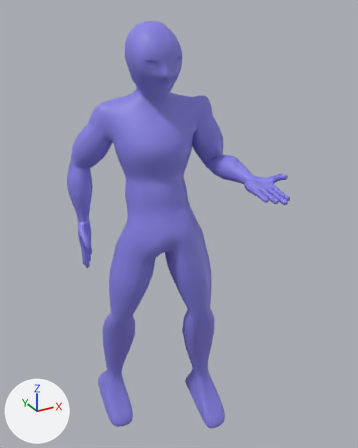
Before and after pictures for a commit that changed the FBX model Assets/Models/Fighters/Mage.fbx.
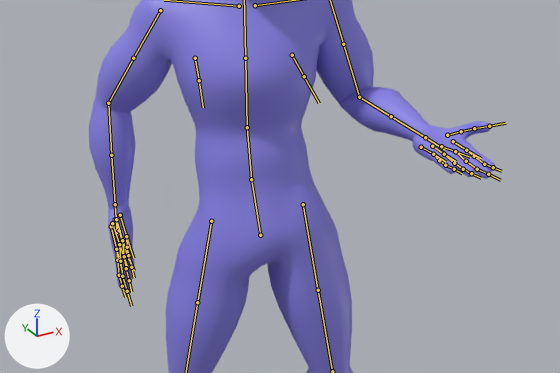
Old and new are each drawn whole from a 50 mm lens placed at (-1.38, -2.82, 3.29), pointed at (0.08, -0.15, 1.96) and again close up on the part from 5% to 91% of the width and 24% to 70% of the height. Every picture has the same lights, and +X, +Y and +Z are marked at lower left. Both versions are drawn at frame 1 of the action 'BAKED_Idle'; the numbers are the values there. The bones that bend it are drawn over the model as lines in the close-ups.

Objects in the first close-up: 'BaseModel'.
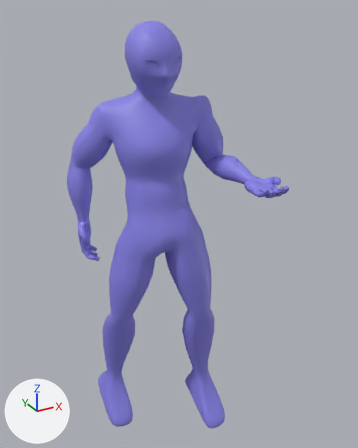
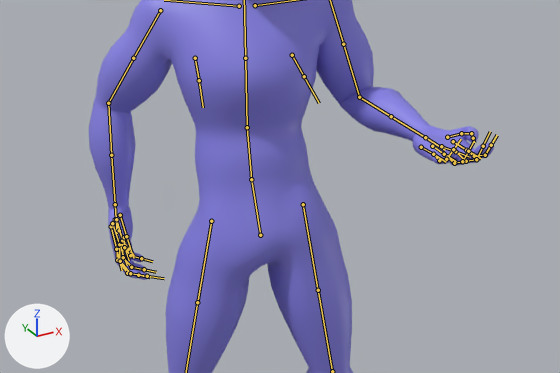
What the commit changed:
Bone 'DEF-f_index.02.L' (bone_def_f_index_02_l) turns from (0, 0, 0) to (27, 0, 0) degrees about its own x, y and z.
Bone 'DEF-f_index.03.L' (bone_def_f_index_03_l) turns from (0, 0, 0) to (27, 0, 0) degrees about its own x, y and z.
Bone 'DEF-thumb.02.L' (bone_def_thumb_02_l) turns from (0, 0, 0) to (27, 0, 0) degrees about its own x, y and z.
Bone 'DEF-thumb.03.L' (bone_def_thumb_03_l) turns from (0, 0, 0) to (27, 0, 0) degrees about its own x, y and z.
Bone 'DEF-f_middle.02.L' (bone_def_f_middle_02_l) turns from (0, 0, 0) to (27, 0, 0) degrees about its own x, y and z.
Bone 'DEF-f_middle.03.L' (bone_def_f_middle_03_l) turns from (0, 0, 0) to (27, 0, 0) degrees about its own x, y and z.
Bone 'DEF-f_ring.02.L' (bone_def_f_ring_02_l) turns from (0, 0, 0) to (27, 0, 0) degrees about its own x, y and z.
Bone 'DEF-f_ring.03.L' (bone_def_f_ring_03_l) turns from (0, 0, 0) to (27, 0, 0) degrees about its own x, y and z.
Bone 'DEF-f_pinky.02.L' (bone_def_f_pinky_02_l) turns from (0, 0, 0) to (27, 0, 0) degrees about its own x, y and z.
Bone 'DEF-f_pinky.03.L' (bone_def_f_pinky_03_l) turns from (0, 0, 0) to (27, 0, 0) degrees about its own x, y and z.
Bone 'DEF-f_index.02.R' (bone_def_f_index_02_r) turns from (0, 0, 0) to (35, 0, 0) degrees about its own x, y and z.
Bone 'DEF-f_index.03.R' (bone_def_f_index_03_r) turns from (0, 0, 0) to (35, 0, 0) degrees about its own x, y and z.
Bone 'DEF-thumb.02.R' (bone_def_thumb_02_r) turns from (0, 0, 0) to (35, 0, 0) degrees about its own x, y and z.
Bone 'DEF-thumb.03.R' (bone_def_thumb_03_r) turns from (0, 0, 0) to (35, 0, 0) degrees about its own x, y and z.
Bone 'DEF-f_middle.02.R' (bone_def_f_middle_02_r) turns from (0, 0, 0) to (35, 0, 0) degrees about its own x, y and z.
Bone 'DEF-f_middle.03.R' (bone_def_f_middle_03_r) turns from (0, 0, 0) to (35, 0, 0) degrees about its own x, y and z.
Bone 'DEF-f_ring.02.R' (bone_def_f_ring_02_r) turns from (0, 0, 0) to (35, 0, 0) degrees about its own x, y and z.
Bone 'DEF-f_ring.03.R' (bone_def_f_ring_03_r) turns from (0, 0, 0) to (35, 0, 0) degrees about its own x, y and z.
Bone 'DEF-f_pinky.02.R' (bone_def_f_pinky_02_r) turns from (0, 0, 0) to (35, 0, 0) degrees about its own x, y and z.
Bone 'DEF-f_pinky.03.R' (bone_def_f_pinky_03_r) turns from (0, 0, 0) to (35, 0, 0) degrees about its own x, y and z.

Pixel boxes [x1, y1, x2, y2] of what changed, in the close-ups (560 x 373 px):
'BaseModel', posed: before [89, 0, 495, 373]; after [89, 0, 494, 373]
bone 'DEF-f_index.02.L', root to tip: before (474, 156) to (484, 164); after (474, 156) to (485, 155)
bone 'DEF-f_index.03.L', root to tip: before (484, 164) to (493, 167); after (485, 155) to (491, 145)
bone 'DEF-thumb.02.L', root to tip: before (461, 131) to (474, 128); after (461, 133) to (471, 133)
bone 'DEF-thumb.03.L', root to tip: before (474, 128) to (489, 126); after (471, 133) to (473, 138)
bone 'DEF-f_middle.02.L', root to tip: before (466, 161) to (477, 169); after (466, 161) to (476, 159)
bone 'DEF-f_middle.03.L', root to tip: before (477, 169) to (488, 174); after (476, 159) to (483, 146)
bone 'DEF-f_ring.02.L', root to tip: before (454, 163) to (463, 169); after (454, 163) to (462, 161)
bone 'DEF-f_ring.03.L', root to tip: before (463, 169) to (471, 173); after (462, 161) to (468, 151)
bone 'DEF-f_pinky.02.L', root to tip: before (439, 160) to (445, 165); after (439, 160) to (446, 159)
bone 'DEF-f_pinky.03.L', root to tip: before (445, 165) to (454, 169); after (446, 159) to (453, 149)
bone 'DEF-f_index.02.R', root to tip: before (117, 260) to (119, 275); after (117, 260) to (127, 273)
bone 'DEF-f_index.03.R', root to tip: before (119, 275) to (122, 286); after (127, 273) to (138, 275)
bone 'DEF-thumb.02.R', root to tip: before (119, 230) to (122, 241); after (119, 230) to (123, 242)
bone 'DEF-thumb.03.R', root to tip: before (122, 241) to (128, 255); after (123, 242) to (128, 249)
bone 'DEF-f_middle.02.R', root to tip: before (120, 261) to (122, 276); after (120, 261) to (130, 273)
bone 'DEF-f_middle.03.R', root to tip: before (122, 276) to (127, 291); after (130, 273) to (147, 276)
bone 'DEF-f_ring.02.R', root to tip: before (124, 256) to (126, 268); after (123, 257) to (131, 267)
bone 'DEF-f_ring.03.R', root to tip: before (126, 268) to (129, 280); after (131, 267) to (144, 269)
bone 'DEF-f_pinky.02.R', root to tip: before (127, 247) to (128, 255); after (124, 247) to (130, 255)
bone 'DEF-f_pinky.03.R', root to tip: before (128, 255) to (131, 267); after (130, 255) to (141, 258)
